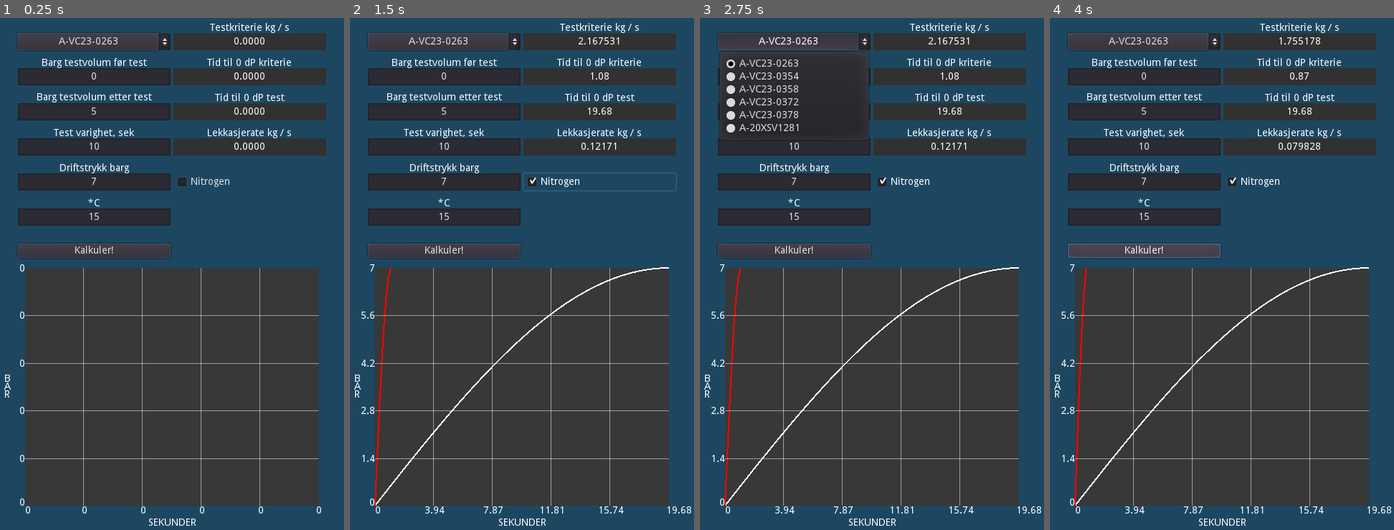
Above: before the commit, frames 1-4 (left to right).
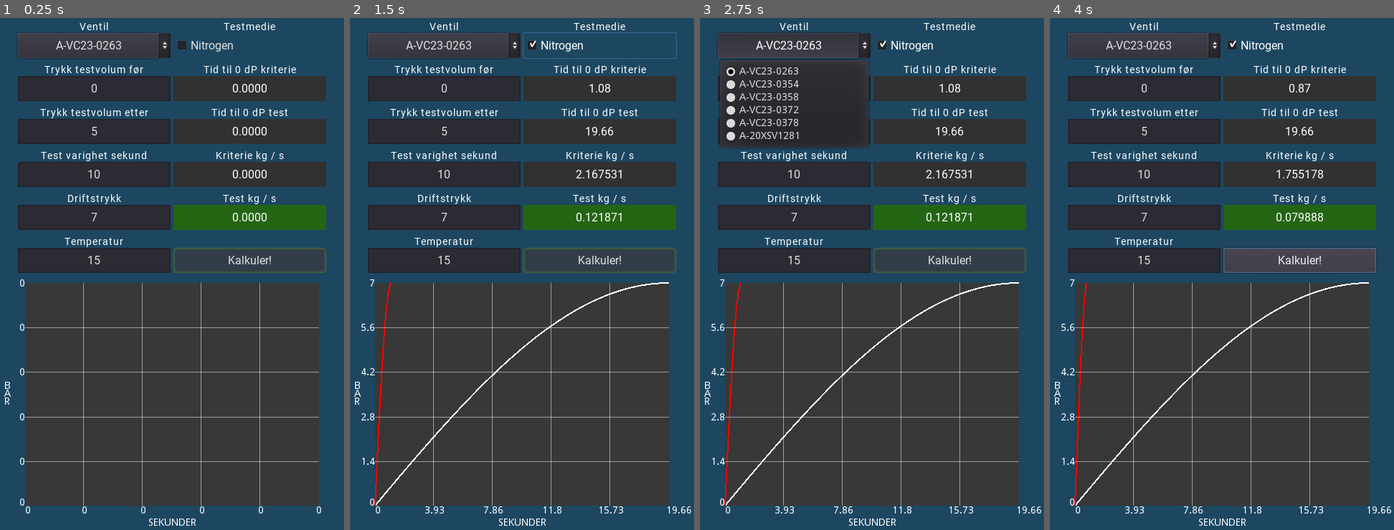
Above: after the commit, the same moments.

Repository: Keroflux/Critical-leak-test
Game: Godot game, scene res://Control.tscn
Two runs of this game, one before a commit and one after it. Both use one fixed random seed, a clock stepped at 60 frames per second and the inputs below.
Inputs:
- Up to frame 1 (0.25 s): no input
- Up to frame 2 (1.5 s): click "Kalkuler!" at 0.5 s; click "Nitrogen" at 1.25 s
- Up to frame 3 (2.75 s): click "A-VC23-0263" at 2 s
- Up to frame 4 (4 s): click "A-VC23-0263" at 2.75 s; click "Kalkuler!" at 3.5 s

The runs differ from the first frame. In frame 1, 27% of the frame differs, in the area x 1-95%, y 0-88%; in frame 2, 28%; in frame 3, 23%; in frame 4, 29%, in the area x 1-100%, y 0-97%.

Commit message:
Mange gode endringer

Diff:
--- a/Control.tscn
+++ b/Control.tscn
@@ -1,12 +1,30 @@
-[gd_scene load_steps=5 format=2]
+[gd_scene load_steps=9 format=2]
 
 [ext_resource path="res://Lekkasje.gd" type="Script" id=1]
 [ext_resource path="res://Trend.gd" type="Script" id=2]
 [ext_resource path="res://TrendLine.gd" type="Script" id=3]
+[ext_resource path="res://Font16l.tres" type="DynamicFont" id=4]
+[ext_resource path="res://Font14.tres" type="DynamicFont" id=5]
 
 [sub_resource type="StyleBoxFlat" id=1]
 bg_color = Color( 0.192157, 0.192157, 0.192157, 1 )
 
+[sub_resource type="StyleBoxFlat" id=3]
+bg_color = Color( 0.141176, 0.396078, 0.0784314, 1 )
+
+[sub_resource type="StyleBoxFlat" id=2]
+bg_color = Color( 0.2, 0.239216, 0.286275, 1 )
+border_width_left = 3
+border_width_top = 3
+border_width_right = 3
+border_width_bottom = 3
+border_color = Color( 0.258824, 0.411765, 0.215686, 1 )
+border_blend = true
+corner_radius_top_left = 5
+corner_radius_top_right = 5
+corner_radius_bottom_right = 5
+corner_radius_bottom_left = 5
+
 [node name="Lekkasje" type="Control"]
 anchor_right = 1.0
 anchor_bottom = 1.0
@@ -26,7 +44,7 @@
 
 [node name="MarginContainer" type="MarginContainer" parent="VBoxContainer"]
 margin_right = 480.0
-margin_bottom = 349.0
+margin_bottom = 370.0
 custom_constants/margin_right = 25
 custom_constants/margin_top = 25
 custom_constants/margin_left = 25
@@ -36,11 +54,11 @@
 margin_left = 25.0
 margin_top = 25.0
 margin_right = 455.0
-margin_bottom = 339.0
+margin_bottom = 360.0
 
 [node name="VBoxContainer" type="VBoxContainer" parent="VBoxContainer/MarginContainer/HBoxContainer"]
 margin_right = 213.0
-margin_bottom = 314.0
+margin_bottom = 335.0
 size_flags_horizontal = 3
 size_flags_vertical = 3
 custom_constants/separation = 25
@@ -48,27 +66,42 @@
 [node name="OptionButton" type="OptionButton" parent="VBoxContainer/MarginContainer/HBoxContainer/VBoxContainer"]
 unique_name_in_owner = true
 margin_right = 213.0
-margin_bottom = 24.0
-rect_min_size = Vector2( 0, 24 )
-size_flags_horizontal = 3
-align = 1
+margin_bottom = 35.0
+rect_min_size = Vector2( 0, 35 )
+size_flags_horizontal = 3
+custom_fonts/font = ExtResource( 4 )
+align = 1
+
+[node name="Label" type="Label" parent="VBoxContainer/MarginContainer/HBoxContainer/VBoxContainer/OptionButton"]
+anchor_right = 1.0
+margin_top = -17.0
+custom_fonts/font = ExtResource( 5 )
+text = "Ventil"
+align = 1
+valign = 2
 
 [node name="PressureStart" type="LineEdit" parent="VBoxContainer/MarginContainer/HBoxContainer/VBoxContainer"]
 unique_name_in_owner = true
-margin_top = 49.0
-margin_right = 213.0
-margin_bottom = 73.0
-size_flags_horizontal = 3
+margin_top = 60.0
+margin_right = 213.0
+margin_bottom = 95.0
+rect_min_size = Vector2( 0, 35 )
+size_flags_horizontal = 3
+custom_fonts/font = ExtResource( 4 )
 text = "0"
 align = 1
+placeholder_text = "BARG"
 
 [node name="Label" type="Label" parent="VBoxContainer/MarginContainer/HBoxContainer/VBoxContainer/PressureStart"]
-anchor_top = 0.0416667
-anchor_right = 1.0
-anchor_bottom = 0.0416667
+anchor_left = 0.00469484
+anchor_top = -0.0571429
+anchor_right = 0.995305
+anchor_bottom = 0.0285714
 margin_top = -15.0
 margin_bottom = -1.0
-text = "Barg testvolum før test"
+custom_constants/line_spacing = 0
+custom_fonts/font = ExtResource( 5 )
+text = "Trykk testvolum før"
 align = 1
 valign = 1
 __meta__ = {
@@ -77,171 +110,211 @@
 
 [node name="PressureAfter" type="LineEdit" parent="VBoxContainer/MarginContainer/HBoxContainer/VBoxContainer"]
 unique_name_in_owner = true
-margin_top = 98.0
-margin_right = 213.0
-margin_bottom = 122.0
-size_flags_horizontal = 3
+margin_top = 120.0
+margin_right = 213.0
+margin_bottom = 155.0
+rect_min_size = Vector2( 0, 35 )
+size_flags_horizontal = 3
+custom_fonts/font = ExtResource( 4 )
 text = "5"
 align = 1
 
 [node name="Label" type="Label" parent="VBoxContainer/MarginContainer/HBoxContainer/VBoxContainer/PressureAfter"]
 anchor_right = 1.0
-margin_top = -15.0
-margin_bottom = -1.0
-text = "Barg testvolum etter test"
+margin_left = 1.0
+margin_top = -17.0
+margin_right = -1.0
+custom_fonts/font = ExtResource( 5 )
+text = "Trykk testvolum etter"
 align = 1
 valign = 1
 
 [node name="TestTime" type="LineEdit" parent="VBoxContainer/MarginContainer/HBoxContainer/VBoxContainer"]
 unique_name_in_owner = true
-margin_top = 147.0
-margin_right = 213.0
-margin_bottom = 171.0
-size_flags_horizontal = 3
+margin_top = 180.0
+margin_right = 213.0
+margin_bottom = 215.0
+rect_min_size = Vector2( 0, 35 )
+size_flags_horizontal = 3
+custom_fonts/font = ExtResource( 4 )
 text = "10"
 align = 1
 
 [node name="Label" type="Label" parent="VBoxContainer/MarginContainer/HBoxContainer/VBoxContainer/TestTime"]
 anchor_right = 1.0
-margin_top = -14.0
-text = "Test varighet, sek"
+margin_left = 1.0
+margin_top = -17.0
+margin_right = -1.0
+custom_fonts/font = ExtResource( 5 )
+text = "Test varighet sekund"
 align = 1
 valign = 1
 
 [node name="PressureExternal" type="LineEdit" parent="VBoxContainer/MarginContainer/HBoxContainer/VBoxContainer"]
 unique_name_in_owner = true
-margin_top = 196.0
-margin_right = 213.0
-margin_bottom = 220.0
-size_flags_horizontal = 3
+margin_top = 240.0
+margin_right = 213.0
+margin_bottom = 275.0
+rect_min_size = Vector2( 0, 35 )
+size_flags_horizontal = 3
+custom_fonts/font = ExtResource( 4 )
 text = "7"
 align = 1
 
 [node name="Label" type="Label" parent="VBoxContainer/MarginContainer/HBoxContainer/VBoxContainer/PressureExternal"]
 anchor_right = 1.0
-margin_top = -14.0
-text = "Driftstrykk barg"
+margin_left = 1.0
+margin_top = -17.0
+margin_right = -1.0
+custom_fonts/font = ExtResource( 5 )
+text = "Driftstrykk"
 align = 1
 valign = 1
 
 [node name="Temperatur" type="LineEdit" parent="VBoxContainer/MarginContainer/HBoxContainer/VBoxContainer"]
 unique_name_in_owner = true
-margin_top = 245.0
-margin_right = 213.0
-margin_bottom = 269.0
-size_flags_horizontal = 3
+margin_top = 300.0
+margin_right = 213.0
+margin_bottom = 335.0
+rect_min_size = Vector2( 0, 35 )
+size_flags_horizontal = 3
+custom_fonts/font = ExtResource( 4 )
 text = "15"
 align = 1
 
 [node name="Label" type="Label" parent="VBoxContainer/MarginContainer/HBoxContainer/VBoxContainer/Temperatur"]
 anchor_right = 1.0
-margin_top = -14.0
-text = "*C"
-align = 1
-valign = 1
-
-[node name="Button" type="Button" parent="VBoxContainer/MarginContainer/HBoxContainer/VBoxContainer"]
-margin_top = 294.0
-margin_right = 213.0
-margin_bottom = 314.0
-size_flags_horizontal = 3
-text = "Kalkuler!"
+margin_left = 1.0
+margin_top = -17.0
+margin_right = -1.0
+custom_fonts/font = ExtResource( 5 )
+text = "Temperatur"
+align = 1
+valign = 1
 
 [node name="VBoxContainer2" type="VBoxContainer" parent="VBoxContainer/MarginContainer/HBoxContainer"]
 margin_left = 217.0
 margin_right = 430.0
-margin_bottom = 314.0
+margin_bottom = 335.0
 size_flags_horizontal = 3
 size_flags_vertical = 3
 custom_constants/separation = 25
 
-[node name="CritLeak" type="Label" parent="VBoxContainer/MarginContainer/HBoxContainer/VBoxContainer2"]
-unique_name_in_owner = true
-margin_right = 213.0
-margin_bottom = 24.0
-rect_min_size = Vector2( 0, 24 )
+[node name="Nitrogen" type="CheckBox" parent="VBoxContainer/MarginContainer/HBoxContainer/VBoxContainer2"]
+unique_name_in_owner = true
+margin_right = 213.0
+margin_bottom = 35.0
+rect_min_size = Vector2( 0, 35 )
+custom_fonts/font = ExtResource( 4 )
+text = "Nitrogen"
+
+[node name="Label" type="Label" parent="VBoxContainer/MarginContainer/HBoxContainer/VBoxContainer2/Nitrogen"]
+anchor_right = 1.0
+margin_top = -17.0
+custom_fonts/font = ExtResource( 5 )
+text = "Testmedie"
+align = 1
+valign = 2
+
+[node name="CritLeakSec" type="Label" parent="VBoxContainer/MarginContainer/HBoxContainer/VBoxContainer2"]
+unique_name_in_owner = true
+margin_top = 60.0
+margin_right = 213.0
+margin_bottom = 95.0
+rect_min_size = Vector2( 0, 35 )
 size_flags_horizontal = 3
 size_flags_vertical = 1
+custom_fonts/font = ExtResource( 4 )
 custom_styles/normal = SubResource( 1 )
 text = "0.0000"
 align = 1
 valign = 1
 
-[node name="Label" type="Label" parent="VBoxContainer/MarginContainer/HBoxContainer/VBoxContainer2/CritLeak"]
-anchor_right = 1.0
-margin_top = -14.0
-text = "Testkriterie kg / s"
+[node name="Label" type="Label" parent="VBoxContainer/MarginContainer/HBoxContainer/VBoxContainer2/CritLeakSec"]
+anchor_right = 1.0
+margin_top = -17.0
+custom_fonts/font = ExtResource( 5 )
+text = "Tid til 0 dP kriterie"
 align = 1
 valign = 2
 
-[node name="CritLeakSec" type="Label" parent="VBoxContainer/MarginContainer/HBoxContainer/VBoxContainer2"]
-unique_name_in_owner = true
-margin_top = 49.0
-margin_right = 213.0
-margin_bottom = 73.0
-rect_min_size = Vector2( 0, 24 )
+[node name="LeakSec" type="Label" parent="VBoxContainer/MarginContainer/HBoxContainer/VBoxContainer2"]
+unique_name_in_owner = true
+margin_top = 120.0
+margin_right = 213.0
+margin_bottom = 155.0
+rect_min_size = Vector2( 0, 35 )
 size_flags_horizontal = 3
 size_flags_vertical = 1
+custom_fonts/font = ExtResource( 4 )
 custom_styles/normal = SubResource( 1 )
 text = "0.0000"
 align = 1
 valign = 1
 
-[node name="Label" type="Label" parent="VBoxContainer/MarginContainer/HBoxContainer/VBoxContainer2/CritLeakSec"]
-anchor_right = 1.0
-margin_top = -14.0
-text = "Tid til 0 dP kriterie"
+[node name="Label" type="Label" parent="VBoxContainer/MarginContainer/HBoxContainer/VBoxContainer2/LeakSec"]
+anchor_right = 1.0
+margin_top = -17.0
+custom_fonts/font = ExtResource( 5 )
+text = "Tid til 0 dP test"
 align = 1
 valign = 2
 
-[node name="LeakSec" type="Label" parent="VBoxContainer/MarginContainer/HBoxContainer/VBoxContainer2"]
-unique_name_in_owner = true
-margin_top = 98.0
-margin_right = 213.0
-margin_bottom = 122.0
-rect_min_size = Vector2( 0, 24 )
+[node name="CritLeak" type="Label" parent="VBoxContainer/MarginContainer/HBoxContainer/VBoxContainer2"]
+unique_name_in_owner = true
+margin_top = 180.0
+margin_right = 213.0
+margin_bottom = 215.0
+rect_min_size = Vector2( 0, 35 )
 size_flags_horizontal = 3
 size_flags_vertical = 1
+custom_fonts/font = ExtResource( 4 )
 custom_styles/normal = SubResource( 1 )
 text = "0.0000"
 align = 1
 valign = 1
 
-[node name="Label" type="Label" parent="VBoxContainer/MarginContainer/HBoxContainer/VBoxContainer2/LeakSec"]
-anchor_right = 1.0
-margin_top = -14.0
-text = "Tid til 0 dP test"
+[node name="Label" type="Label" parent="VBoxContainer/MarginContainer/HBoxContainer/VBoxContainer2/CritLeak"]
+anchor_right = 1.0
+margin_top = -17.0
+custom_fonts/font = ExtResource( 5 )
+text = "Kriterie kg / s"
 align = 1
 valign = 2
 
 [node name="LeakRate" type="Label" parent="VBoxContainer/MarginContainer/HBoxContainer/VBoxContainer2"]
 unique_name_in_owner = true
-margin_top = 147.0
-margin_right = 213.0
-margin_bottom = 171.0
-rect_min_size = Vector2( 0, 24 )
+margin_top = 240.0
+margin_right = 213.0
+margin_bottom = 275.0
+rect_min_size = Vector2( 0, 35 )
 size_flags_horizontal = 3
 size_flags_vertical = 1
-custom_styles/normal = SubResource( 1 )
+custom_fonts/font = ExtResource( 4 )
+custom_styles/normal = SubResource( 3 )
 text = "0.0000"
 align = 1
 valign = 1
 
 [node name="Label" type="Label" parent="VBoxContainer/MarginContainer/HBoxContainer/VBoxContainer2/LeakRate"]
 anchor_right = 1.0
-margin_top = -14.0
-text = "Lekkasjerate kg / s"
-align = 1
-
-[node name="Nitrogen" type="CheckBox" parent="VBoxContainer/MarginContainer/HBoxContainer/VBoxContainer2"]
-unique_name_in_owner = true
-margin_top = 196.0
-margin_right = 213.0
-margin_bottom = 220.0
-text = "Nitrogen"
+margin_top = -17.0
+custom_fonts/font = ExtResource( 5 )
+text = "Test kg / s"
+align = 1
+
+[node name="Button" type="Button" parent="VBoxContainer/MarginContainer/HBoxContainer/VBoxContainer2"]
+margin_top = 300.0
+margin_right = 213.0
+margin_bottom = 335.0
+rect_min_size = Vector2( 0, 35 )
+size_flags_horizontal = 3
+custom_fonts/font = ExtResource( 4 )
+custom_styles/normal = SubResource( 2 )
+text = "Kalkuler!"
 
 [node name="MarginContainer2" type="MarginContainer" parent="VBoxContainer"]
-margin_top = 353.0
+margin_top = 374.0
 margin_right = 480.0
 margin_bottom = 720.0
 size_flags_horizontal = 3
@@ -256,7 +329,7 @@
 show_behind_parent = true
 margin_left = 35.0
 margin_right = 445.0
-margin_bottom = 332.0
+margin_bottom = 311.0
 size_flags_horizontal = 3
 size_flags_vertical = 3
 color = Color( 0.219608, 0.219608, 0.219608, 1 )
@@ -329,4 +402,4 @@
 text = "0"
 
 [connection signal="item_selected" from="VBoxContainer/MarginContainer/HBoxContainer/VBoxContainer/OptionButton" to="." method="_on_OptionButton_item_selected"]
-[connection signal="pressed" from="VBoxContainer/MarginContainer/HBoxContainer/VBoxContainer/Button" to="." method="_on_Button_pressed"]
+[connection signal="pressed" from="VBoxContainer/MarginContainer/HBoxContainer/VBoxContainer2/Button" to="." method="_on_Button_pressed"]
--- /dev/null
+++ b/Font14.tres
@@ -0,0 +1,10 @@
+[gd_resource type="DynamicFont" load_steps=2 format=2]
+
+[ext_resource path="res://Roboto-Regular.ttf" type="DynamicFontData" id=1]
+
+[resource]
+size = 14
+use_mipmaps = true
+use_filter = true
+extra_spacing_char = 1
+font_data = ExtResource( 1 )
--- /dev/null
+++ b/Font16l.tres
@@ -0,0 +1,7 @@
+[gd_resource type="DynamicFont" load_steps=2 format=2]
+
+[ext_resource path="res://Roboto-Regular.ttf" type="DynamicFontData" id=1]
+
+[resource]
+use_filter = true
+font_data = ExtResource( 1 )
--- a/Lekkasje.gd
+++ b/Lekkasje.gd
@@ -40,7 +40,6 @@
 func _ready():
 	for i in VALVES.valves:
 		$"%OptionButton".add_item(i)
-
 
 # Kalkulerer lekkasjekriterie i kg / s
 func calc_leak_crit_gas(ori: float = 0.0)->float:
@@ -136,8 +135,7 @@
 	return sec
 
 
-# Kalkulerer den høyeste (første) lekkasjeraten under testen fra gjennomsnittet
-func find_real_leak():
+func find_real_leak2():
 	var p0 = P2
 	var t0 := 0.0
 	var t = test_time
@@ -146,13 +144,13 @@
 	var kgs := 0.0
 
 	var m0 = p0 * 100000 * volume * MW / (Z * R * (T + 273.15))
-	var dt := 1.0 / 100.0
+	var dt := 0.05
 	for i in range (1000):
 		ori += 0.01
 		t0 = 0
 		p0 = P2
 		m0 = p0 * 100000 * volume * MW / (Z * R * (T + 273.15))
-		while t0 < test_time:
+		while t0 <= test_time:
 			var K: float = 273.15 + T
 			var dP: float = P1 - p0
 			if P1 == 0:
@@ -174,6 +172,52 @@
 			if p0 >= p:
 				kgs = kg_s
 				break
+
+		if p0 >= p:
+			return calc_leak_crit_gas(ori)
+
+
+# Kalkulerer den høyeste (første) lekkasjeraten under testen fra gjennomsnittet
+func find_real_leak():
+	var p0 = P2								#Trykk før test
+	var t0 := 0.0							#Klakulert test varighet
+	var t = test_time						#Test varighet
+	var p = PB								#Trykk etter test
+	var ori_pre = kgs_test / (P1 - P2) * 25	#Predikerer en sikker økning av orifice før loopen
+	var ori = calc_orifice(kgs_test * 3600) #Orifice testraten tilsvarer
+	var m0 := 0.0							#Masse ved teststart
+	var dt := 1.0 / 50.0 					#Tidsenhet
+	ori = ori + ori_pre
+#	Loop som øker størrelsen på orificen for hver ieterasjon og simulerer trykkoppbygging.
+#	Når simulert sluttrykk (p0) når testens sluttrykk (p) og simulert testvarighet (t0)
+#	er større eller lik testvarighet (test_time) returneres lekkasjeraten for tilsvarende orifice
+	for i in range (1000):
+		ori += 0.01
+		t0 = 0
+		p0 = P2
+		m0 = p0 * 100000 * volume * MW / (Z * R * (T + 273.15))
+		while p0 < p:
+			var K: float = 273.15 + T
+			var dP: float = P1 - p0
+			if P1 == 0:
+				P1 = 1
+			var Pr: float = dP / P1
+			var Do : float = ori
+			var Yo: float = 1.008 - 0.338 * Pr
+			if Pr < 0.29:
+				Yo = 1 - 0.31 * Pr
+			var dg: float = (MW * P1) / (0.08314 * K * Z)
+			var kg_h: float = Do * Do * Yo * 0.62 * 1.265 * pow((dP * dg), 0.5)
+			var kg_s: float = kg_h / 3600
+			kg_s = abs(kg_s)
+
+			m0 += kg_s * dt
+			p0 = m0 / (100000 * volume * MW / (Z * R * (T + 273.15)))
+			t0 += dt
+
+			if p0 >= p:
+				break
+
 		if t0 <= test_time:
 			return calc_leak_crit_gas(ori)
 
@@ -234,6 +278,7 @@
 
 	kgs_test = calc_leak_rate_gas()
 	kgs_real = find_real_leak()
+#	print(find_real_leak2())
 	sec_test = integrate_leak()
 
 	$"%LeakRate".text = str(kgs_real)
@@ -242,6 +287,11 @@
 	$"%CritLeakSec".text = str(sec_crit)
 	$"%LeakSec".text = str(sec_test)
 	init_trend()
+
+	if kgs_real > kgs_crit:
+		$"%LeakRate".get_stylebox("normal").bg_color = Color(0.583008, 0.04327, 0.04327)
+	else:
+		$"%LeakRate".get_stylebox("normal").bg_color = Color(0.141176, 0.396078, 0.078431)
 
 
 # Klikkevent fra netrekkslisten
Binary file added: Roboto-Regular.ttf
